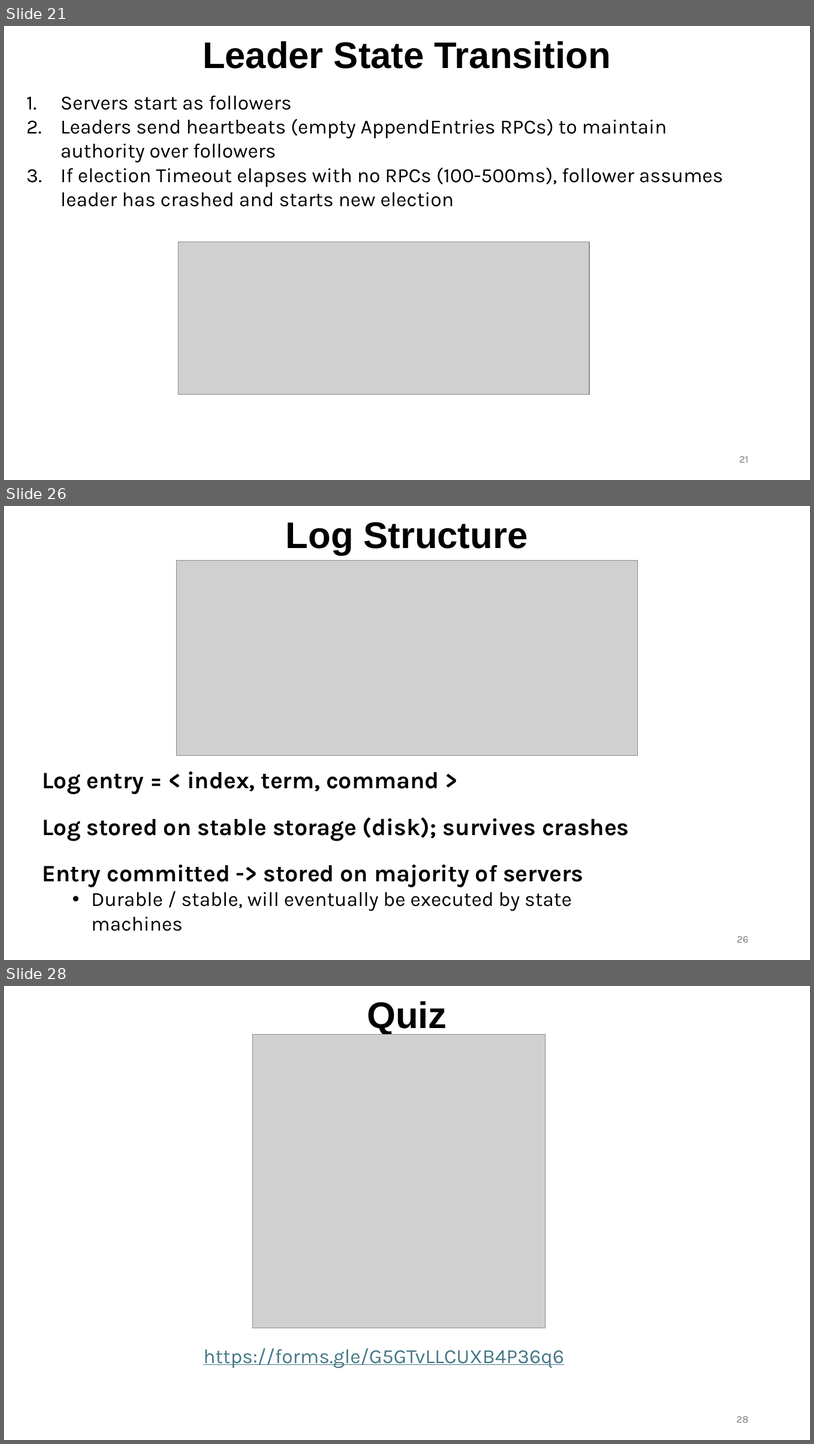
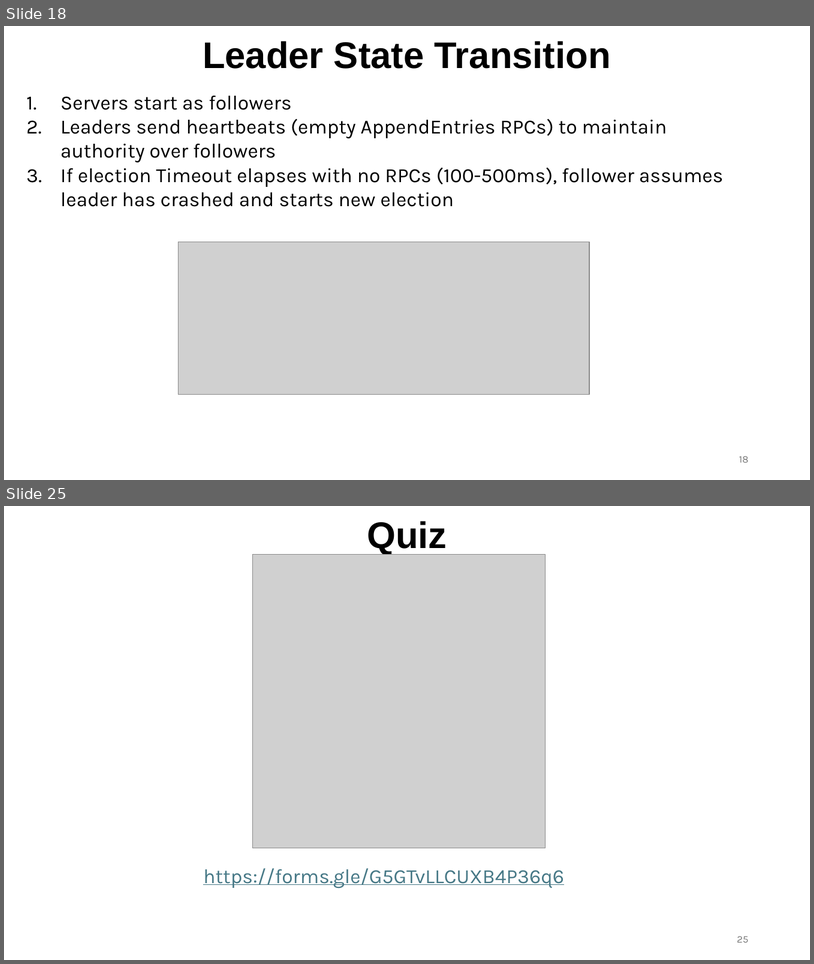
Before and after one commit to ec528/ec528.github.io, a slide deck: slides/fall26/6-raft-1.pptx. Shown one above the other, each under a label of ours: slides 21, 26 and 28 before the commit, slides 18 and 25 after it; the slides between them are not shown. The pictures are 814x1444 and 814x964 pixels, drawn with LibreOffice and Linux fonts; fonts in the diff are those of the drawing; grey boxes stand for pictures. Boxes give left, top, right and bottom in pixels: in the first picture for what was removed or moved away, otherwise in the second. Text is boxed around its words. In the diff, an @@ line names an element or a change of style, - is before the commit and + after.

```diff
--- a/slides/fall26/6-raft-1.pptx
+++ b/slides/fall26/6-raft-1.pptx
@@ slide 26 removed at bbox=[4, 506, 810, 960], background #FFFFFF @@
@@ title removed at bbox=[286, 522, 528, 555] @@
-Log Structure
@@ picture removed at bbox=[176, 560, 638, 755] @@
@@ text removed at bbox=[42, 771, 629, 911] @@
-Log entry = < index, term, command >
-Log stored on stable storage (disk); survives crashes
-Entry committed -> stored on majority of servers
-  • Durable / stable, will eventually be executed by state machines
@@ page number removed at bbox=[737, 936, 749, 942] @@
-26
@@ what was slide 21 is now slide 18 @@
@@ page number at bbox=[740, 456, 749, 462]: text changed @@
-21
+18
@@ what was slide 28 is now slide 25 @@
@@ page number at bbox=[737, 936, 749, 942]: text changed @@
-28
+25
```
Also in this commit, not shown: 11 slides changed, 6 slides added, 8 other slides removed.
